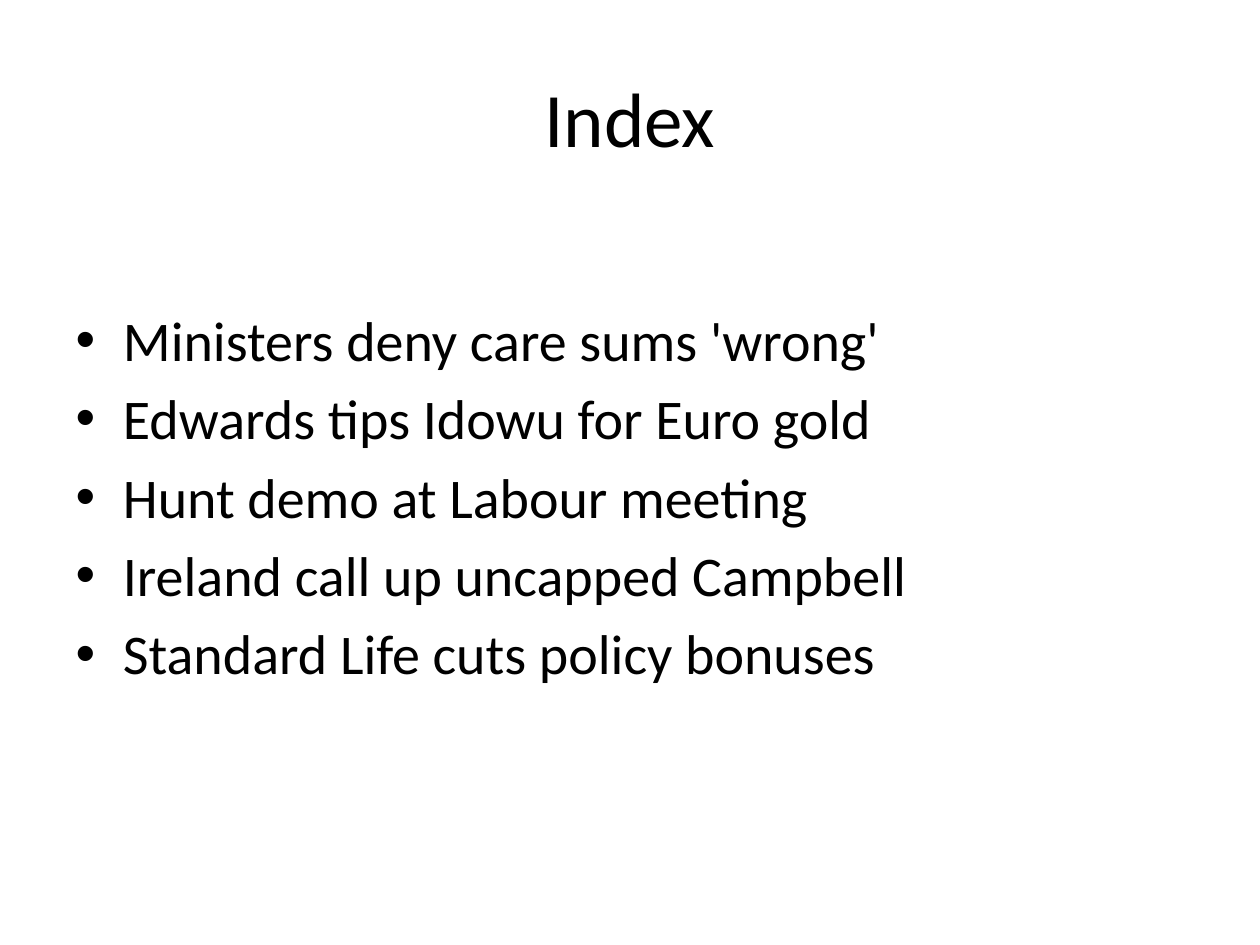
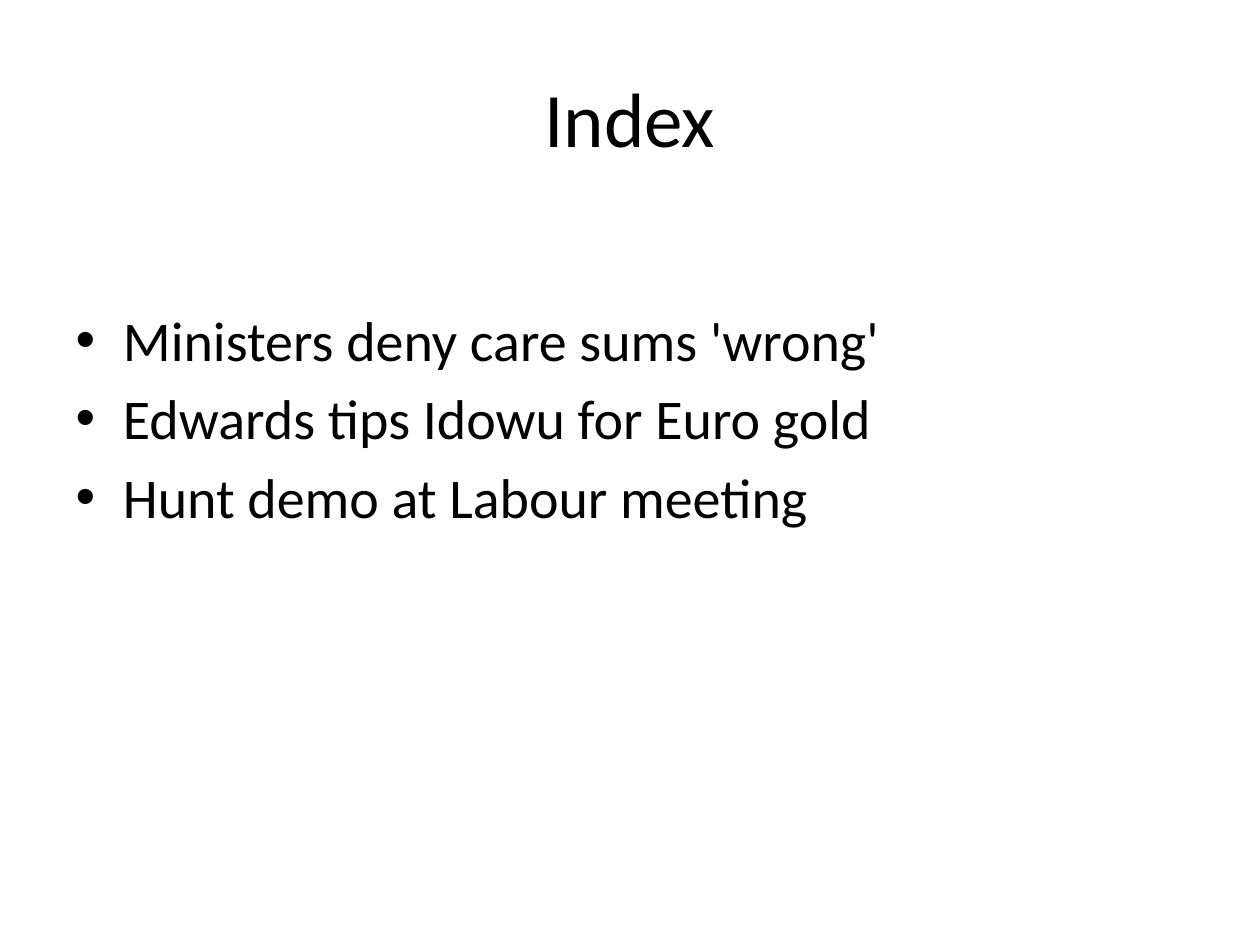
Before and after one commit to MayankVachher/Shortie, a slide deck: slide 2 of title.pptx. Drawn at 1260x945 pixels with LibreOffice and Linux fonts; fonts in the diff are those of the drawing. Boxes give left, top, right and bottom in pixels: in the first picture for what was removed or moved away, otherwise in the second. Text is boxed around its words. In the diff, an @@ line names an element or a change of style, - is before the commit and + after.

```diff
--- a/title.pptx
+++ b/title.pptx
@@ text at box(123, 557, 906, 683): paragraphs removed @@
-• Ireland call up uncapped Campbell
-• Standard Life cuts policy bonuses
```
Also in this commit, not shown: 4 slides added, 4 slides removed, 22 other files.
